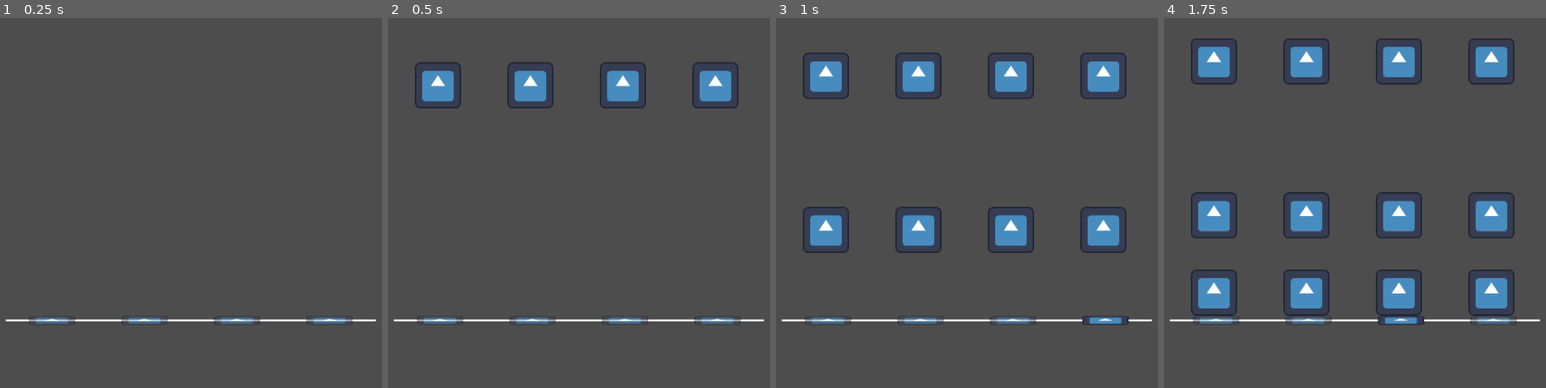
Above: before the commit, frames 1-4 (left to right).
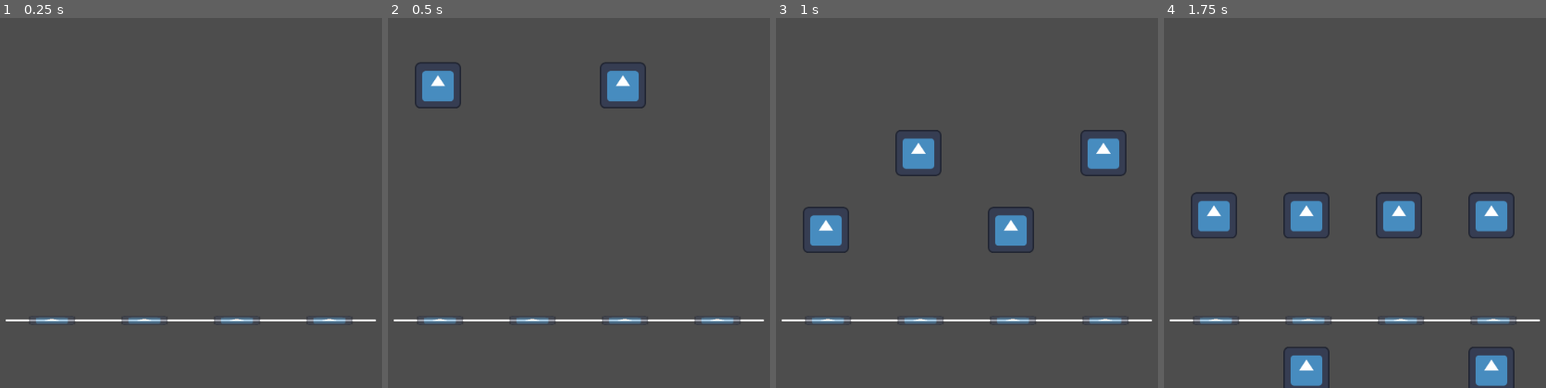
Above: after the commit, the same moments.

Repository: Zetomis/relax-and-stop-crying
Game: Godot game, scene res://scenes/game_scene/game_scene.tscn
Same seed, same stepped clock (60 frames per second), same inputs: the game is played once before the commit and once after it. The engine's default icon, where the game draws it, is replaced by a stand-in: a white triangle on a blue panel in a dark square.
Inputs:
- Up to frame 1 (0.25 s): no input
- Up to frame 2 (0.5 s): no input
- Up to frame 3 (1 s): hold Right (ui_right) from 0.53 s (still down)
- Up to frame 4 (1.75 s): release Right (ui_right) at 1.28 s; hold Down (ui_down) from 1.28 s (still down)

Frame 1 is identical in both runs. In frame 2, 1.8% of the frame differs, in the area x 31-92%, y 12-25%; in frame 3, 7.2%; in frame 4, 9.0%, in the area x 7-92%, y 5-100%.

Commit message:
added map editor (idk lmao)

Diff:
--- /dev/null
+++ b/autloads/signal_bus.gd
@@ -0,0 +1,3 @@
+extends Node
+
+signal trigger_combo_label(text: String)
--- a/project.godot
+++ b/project.godot
@@ -15,6 +15,10 @@
 config/features=PackedStringArray("4.3", "Forward Plus")
 config/icon="res://icon.svg"
 
+[autoload]
+
+SignalBus="*res://autloads/signal_bus.gd"
+
 [display]
 
 window/size/viewport_width=1024
@@ -23,5 +27,30 @@
 [file_customization]
 
 folder_colors={
+"res://autloads/": "blue",
+"res://resources/": "pink",
 "res://scenes/": "green"
 }
+
+[input]
+
+arrow_up={
+"deadzone": 0.5,
+"events": [Object(InputEventKey,"resource_local_to_scene":false,"resource_name":"","device":-1,"window_id":0,"alt_pressed":false,"shift_pressed":false,"ctrl_pressed":false,"meta_pressed":false,"pressed":false,"keycode":0,"physical_keycode":88,"key_label":0,"unicode":120,"location":0,"echo":false,"script":null)
+]
+}
+arrow_down={
+"deadzone": 0.5,
+"events": [Object(InputEventKey,"resource_local_to_scene":false,"resource_name":"","device":-1,"window_id":0,"alt_pressed":false,"shift_pressed":false,"ctrl_pressed":false,"meta_pressed":false,"pressed":false,"keycode":0,"physical_keycode":46,"key_label":0,"unicode":46,"location":0,"echo":false,"script":null)
+]
+}
+arrow_left={
+"deadzone": 0.5,
+"events": [Object(InputEventKey,"resource_local_to_scene":false,"resource_name":"","device":-1,"window_id":0,"alt_pressed":false,"shift_pressed":false,"ctrl_pressed":false,"meta_pressed":false,"pressed":false,"keycode":0,"physical_keycode":90,"key_label":0,"unicode":122,"location":0,"echo":false,"script":null)
+]
+}
+arrow_right={
+"deadzone": 0.5,
+"events": [Object(InputEventKey,"resource_local_to_scene":false,"resource_name":"","device":-1,"window_id":0,"alt_pressed":false,"shift_pressed":false,"ctrl_pressed":false,"meta_pressed":false,"pressed":false,"keycode":0,"physical_keycode":47,"key_label":0,"unicode":47,"location":0,"echo":false,"script":null)
+]
+}
--- /dev/null
+++ b/resources/note_map_resource.gd
@@ -0,0 +1,12 @@
+extends Resource
+class_name NoteMapResource
+
+enum NoteType {
+	SINGLE,
+	NULL
+}
+
+@export var note_type_left: NoteType = NoteType.NULL
+@export var note_type_up: NoteType = NoteType.NULL
+@export var note_type_down: NoteType = NoteType.NULL
+@export var note_type_right: NoteType = NoteType.NULL
--- /dev/null
+++ b/scenes/falling_note_feeder/falling_note_feeder.gd
@@ -0,0 +1,22 @@
+extends Node2D
+class_name FallingNoteFeeder
+
+@export var note_track_array: Array[NoteTrack] = []
+@export var note_map_resource_array: Array[NoteMapResource] = []
+
+var note_type_string_array: Array[String] = ["Note", "Null"]
+
+func feed_note_map() -> void:
+	for i in range(note_map_resource_array.size()):
+		for j in range(4):
+			if j == 0:
+				note_track_array[j].add_falling_note(note_type_string_array[note_map_resource_array[i].note_type_left])
+			if j == 1:
+				note_track_array[j].add_falling_note(note_type_string_array[note_map_resource_array[i].note_type_up])
+			if j == 2:
+				note_track_array[j].add_falling_note(note_type_string_array[note_map_resource_array[i].note_type_down])
+			if j == 3:
+				note_track_array[j].add_falling_note(note_type_string_array[note_map_resource_array[i].note_type_right])
+
+	for i in range(4):
+		note_track_array[i].start_note_track()
--- /dev/null
+++ b/scenes/falling_note_feeder/falling_note_feeder.tscn
@@ -0,0 +1,6 @@
+[gd_scene load_steps=2 format=3 uid="uid://3ety7cxjb5x1"]
+
+[ext_resource type="Script" path="res://scenes/falling_note_feeder/falling_note_feeder.gd" id="1_a2qmf"]
+
+[node name="FallingNoteFeeder" type="Node2D"]
+script = ExtResource("1_a2qmf")
--- /dev/null
+++ b/scenes/game_scene/game_scene.gd
@@ -0,0 +1,7 @@
+extends Node
+class_name GameScene
+
+@onready var falling_note_feeder: FallingNoteFeeder = %FallingNoteFeeder
+
+func _ready() -> void:
+	falling_note_feeder.feed_note_map()
--- a/scenes/game_scene/game_scene.tscn
+++ b/scenes/game_scene/game_scene.tscn
@@ -1,9 +1,84 @@
-[gd_scene load_steps=3 format=3 uid="uid://cwyxhiuq2tjtw"]
+[gd_scene load_steps=17 format=3 uid="uid://cwyxhiuq2tjtw"]
 
+[ext_resource type="Script" path="res://scenes/game_scene/game_scene.gd" id="1_2clx4"]
+[ext_resource type="PackedScene" uid="uid://3ety7cxjb5x1" path="res://scenes/falling_note_feeder/falling_note_feeder.tscn" id="1_luole"]
 [ext_resource type="PackedScene" uid="uid://c0snx0b6qjbmv" path="res://scenes/key_listener/key_listener.tscn" id="1_pmclr"]
+[ext_resource type="Script" path="res://resources/note_map_resource.gd" id="2_507js"]
 [ext_resource type="PackedScene" uid="uid://ovhtk8qe3edc" path="res://scenes/note_track/note_track.tscn" id="2_sxqje"]
+[ext_resource type="PackedScene" uid="uid://bntj3wyv7yjbe" path="res://scenes/game_ui/game_ui.tscn" id="3_f6xci"]
+
+[sub_resource type="Resource" id="Resource_br2na"]
+script = ExtResource("2_507js")
+note_type_left = 0
+note_type_up = 1
+note_type_down = 0
+note_type_right = 1
+
+[sub_resource type="Resource" id="Resource_rhxoo"]
+script = ExtResource("2_507js")
+note_type_left = 1
+note_type_up = 0
+note_type_down = 1
+note_type_right = 0
+
+[sub_resource type="Resource" id="Resource_hx2tq"]
+script = ExtResource("2_507js")
+note_type_left = 1
+note_type_up = 1
+note_type_down = 1
+note_type_right = 1
+
+[sub_resource type="Resource" id="Resource_q4fuj"]
+script = ExtResource("2_507js")
+note_type_left = 0
+note_type_up = 0
+note_type_down = 0
+note_type_right = 0
+
+[sub_resource type="Resource" id="Resource_wqjou"]
+script = ExtResource("2_507js")
+note_type_left = 1
+note_type_up = 1
+note_type_down = 1
+note_type_right = 1
+
+[sub_resource type="Resource" id="Resource_2g54t"]
+script = ExtResource("2_507js")
+note_type_left = 1
+note_type_up = 1
+note_type_down = 1
+note_type_right = 1
+
+[sub_resource type="Resource" id="Resource_o55a2"]
+script = ExtResource("2_507js")
+note_type_left = 0
+note_type_up = 1
+note_type_down = 1
+note_type_right = 1
+
+[sub_resource type="Resource" id="Resource_7s8ec"]
+script = ExtResource("2_507js")
+note_type_left = 1
+note_type_up = 0
+note_type_down = 1
+note_type_right = 1
+
+[sub_resource type="Resource" id="Resource_3wexe"]
+script = ExtResource("2_507js")
+note_type_left = 1
+note_type_up = 1
+note_type_down = 0
+note_type_right = 1
+
+[sub_resource type="Resource" id="Resource_n8kon"]
+script = ExtResource("2_507js")
+note_type_left = 1
+note_type_up = 1
+note_type_down = 1
+note_type_right = 0
 
 [node name="GameScene" type="Node"]
+script = ExtResource("1_2clx4")
 
 [node name="Camera2D" type="Camera2D" parent="."]
 anchor_mode = 0
@@ -13,6 +88,11 @@
 scale = Vector2(1.05465, 1)
 points = PackedVector2Array(255.532, 480, 741, 480)
 width = 2.5
+
+[node name="FallingNoteFeeder" parent="." node_paths=PackedStringArray("note_track_array") instance=ExtResource("1_luole")]
+unique_name_in_owner = true
+note_track_array = [NodePath("../NoteTracks/NoteTrackLeft"), NodePath("../NoteTracks/NoteTrackUp"), NodePath("../NoteTracks/NoteTrackDown"), NodePath("../NoteTracks/NoteTrackRight")]
+note_map_resource_array = Array[ExtResource("2_507js")]([SubResource("Resource_br2na"), SubResource("Resource_rhxoo"), SubResource("Resource_hx2tq"), SubResource("Resource_q4fuj"), SubResource("Resource_wqjou"), SubResource("Resource_2g54t"), SubResource("Resource_o55a2"), SubResource("Resource_7s8ec"), SubResource("Resource_3wexe"), SubResource("Resource_n8kon")])
 
 [node name="KeyListeners" type="Node" parent="."]
 
@@ -48,3 +128,7 @@
 
 [node name="NoteTrackRight" parent="NoteTracks" instance=ExtResource("2_sxqje")]
 position = Vector2(704, 0)
+
+[node name="CanvasLayer" type="CanvasLayer" parent="."]
+
+[node name="GameUI" parent="CanvasLayer" instance=ExtResource("3_f6xci")]
--- /dev/null
+++ b/scenes/game_ui/game_ui.gd
@@ -0,0 +1,17 @@
+extends Control
+class_name GameUI
+
+@onready var combo_label: Label = %ComboLabel
+@onready var combo_label_animation_player: AnimationPlayer = %ComboLabelAnimationPlayer
+
+func _ready() -> void:
+	SignalBus.trigger_combo_label.connect(_on_trigger_combo_label)
+	combo_label.hide()
+
+func _on_trigger_combo_label(text: String) -> void:
+	combo_label.text = text
+
+	if combo_label_animation_player.is_playing():
+		combo_label_animation_player.stop()
+
+	combo_label_animation_player.play("combo_text_fade")
--- /dev/null
+++ b/scenes/game_ui/game_ui.tscn
@@ -0,0 +1,129 @@
+[gd_scene load_steps=5 format=3 uid="uid://bntj3wyv7yjbe"]
+
+[ext_resource type="Script" path="res://scenes/game_ui/game_ui.gd" id="1_bk127"]
+
+[sub_resource type="Animation" id="Animation_qur6k"]
+resource_name = "combo_text_fade"
+length = 0.2
+tracks/0/type = "value"
+tracks/0/imported = false
+tracks/0/enabled = true
+tracks/0/path = NodePath("ComboLabel:modulate")
+tracks/0/interp = 2
+tracks/0/loop_wrap = true
+tracks/0/keys = {
+"times": PackedFloat32Array(0, 0.2),
+"transitions": PackedFloat32Array(1, 1),
+"update": 0,
+"values": [Color(1, 1, 1, 1), Color(1, 1, 1, 0)]
+}
+tracks/1/type = "value"
+tracks/1/imported = false
+tracks/1/enabled = true
+tracks/1/path = NodePath("ComboLabel:position")
+tracks/1/interp = 1
+tracks/1/loop_wrap = true
+tracks/1/keys = {
+"times": PackedFloat32Array(0, 0.2),
+"transitions": PackedFloat32Array(1, 1),
+"update": 0,
+"values": [Vector2(0, 0), Vector2(0, 16)]
+}
+tracks/2/type = "value"
+tracks/2/imported = false
+tracks/2/enabled = true
+tracks/2/path = NodePath("ComboLabel:visible")
+tracks/2/interp = 1
+tracks/2/loop_wrap = true
+tracks/2/keys = {
+"times": PackedFloat32Array(0, 0.2),
+"transitions": PackedFloat32Array(1, 1),
+"update": 1,
+"values": [true, false]
+}
+
+[sub_resource type="Animation" id="Animation_hbdb3"]
+length = 0.001
+tracks/0/type = "value"
+tracks/0/imported = false
+tracks/0/enabled = true
+tracks/0/path = NodePath("ComboLabel:modulate")
+tracks/0/interp = 1
+tracks/0/loop_wrap = true
+tracks/0/keys = {
+"times": PackedFloat32Array(0),
+"transitions": PackedFloat32Array(1),
+"update": 0,
+"values": [Color(1, 1, 1, 1)]
+}
+tracks/1/type = "value"
+tracks/1/imported = false
+tracks/1/enabled = true
+tracks/1/path = NodePath("ComboLabel:position")
+tracks/1/interp = 1
+tracks/1/loop_wrap = true
+tracks/1/keys = {
+"times": PackedFloat32Array(0),
+"transitions": PackedFloat32Array(1),
+"update": 0,
+"values": [Vector2(0, 0)]
+}
+tracks/2/type = "value"
+tracks/2/imported = false
+tracks/2/enabled = true
+tracks/2/path = NodePath("ComboLabel:visible")
+tracks/2/interp = 1
+tracks/2/loop_wrap = true
+tracks/2/keys = {
+"times": PackedFloat32Array(0),
+"transitions": PackedFloat32Array(1),
+"update": 1,
+"values": [true]
+}
+
+[sub_resource type="AnimationLibrary" id="AnimationLibrary_fnlgk"]
+_data = {
+"RESET": SubResource("Animation_hbdb3"),
+"combo_text_fade": SubResource("Animation_qur6k")
+}
+
+[node name="GameUI" type="Control"]
+layout_mode = 3
+anchors_preset = 15
+anchor_right = 1.0
+anchor_bottom = 1.0
+grow_horizontal = 2
+grow_vertical = 2
+script = ExtResource("1_bk127")
+
+[node name="ComboUI" type="Control" parent="."]
+layout_mode = 1
+anchors_preset = 8
+anchor_left = 0.5
+anchor_top = 0.5
+anchor_right = 0.5
+anchor_bottom = 0.5
+offset_left = -96.0
+offset_top = -32.0
+offset_right = 96.0
+offset_bottom = 32.0
+grow_horizontal = 2
+grow_vertical = 2
+
+[node name="ComboLabel" type="Label" parent="ComboUI"]
+unique_name_in_owner = true
+layout_mode = 1
+anchors_preset = 15
+anchor_right = 1.0
+anchor_bottom = 1.0
+grow_horizontal = 2
+grow_vertical = 2
+text = "PERFECT"
+horizontal_alignment = 1
+vertical_alignment = 1
+
+[node name="ComboLabelAnimationPlayer" type="AnimationPlayer" parent="ComboUI"]
+unique_name_in_owner = true
+libraries = {
+"": SubResource("AnimationLibrary_fnlgk")
+}
--- a/scenes/key_listener/key_listener.gd
+++ b/scenes/key_listener/key_listener.gd
@@ -16,7 +16,7 @@
 
 @onready var sprite_2d: Sprite2D = %Sprite2D
 
-var input_array: Array[String] = ["ui_up", "ui_down", "ui_right", "ui_left"]
+var input_array: Array[String] = ["arrow_up", "arrow_down", "arrow_right", "arrow_left"]
 
 func _ready() -> void:
 	sprite_2d.modulate.a = 0.5
@@ -46,6 +46,8 @@
 		var is_passed: bool = (falling_note_distance + ok_threshold) < 0
 
 		if is_passed:
+			print("Missed")
+			SignalBus.trigger_combo_label.emit("Missed")
 			var popped_falling_note: FallingNote = note_track.falling_note_active_array.pop_front()
 			if popped_falling_note:
 				popped_falling_note.queue_free()
@@ -61,12 +63,15 @@
 	if falling_note_distance <= perfect_threshold:
 		print("Perfect")
 		erase_current_falling_note()
+		SignalBus.trigger_combo_label.emit("Perfect")
 	elif falling_note_distance <= great_threshold:
 		print("Great")
 		erase_current_falling_note()
+		SignalBus.trigger_combo_label.emit("Great")
 	elif falling_note_distance <= ok_threshold:
 		print("Ok")
 		erase_current_falling_note()
+		SignalBus.trigger_combo_label.emit("Ok")
 	else:
 		print("Ignore")
 
--- a/scenes/note_track/note_track.gd
+++ b/scenes/note_track/note_track.gd
@@ -3,14 +3,15 @@
 
 @export var falling_note_scene: PackedScene
 
-var falling_note_queue: Array[String] = ["Note", "Null", "Note", "Note"]
+var falling_note_queue: Array[String] = []
 var falling_note_active_array: Array[FallingNote]
 
 @onready var note_spawn_timer: Timer = %NoteSpawnTimer
 
 func _ready() -> void:
-	add_falling_note("Null")
-	add_falling_note("Note")
+	pass
+
+func start_note_track() -> void:
 	if falling_note_queue.size():
 		note_spawn_timer.start(0.25)
 
